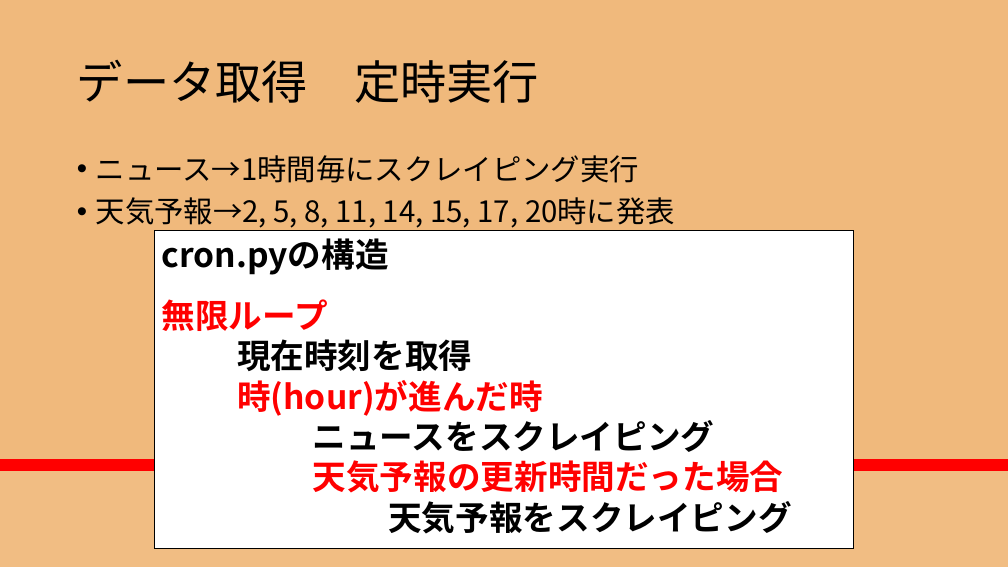
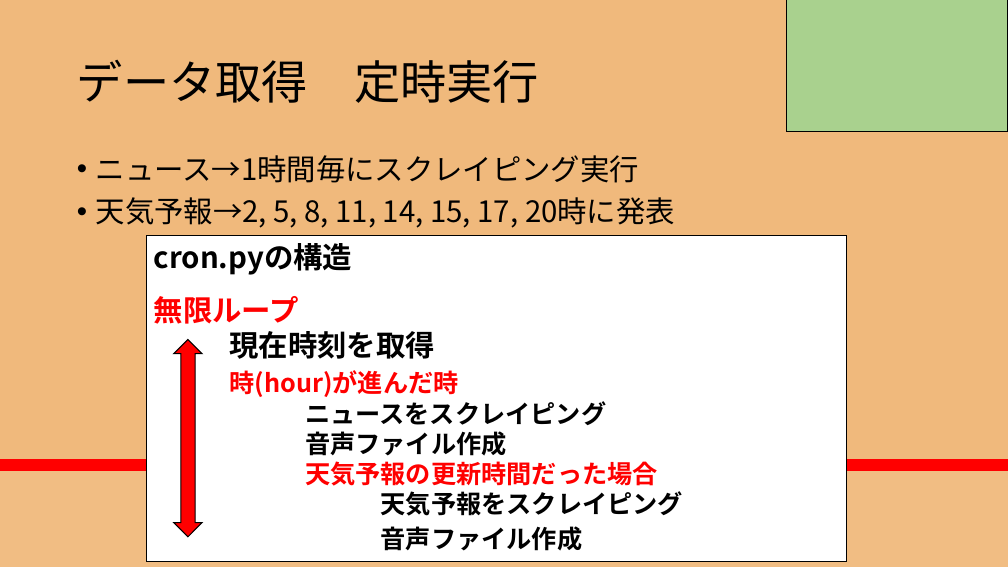
Before and after one commit to RikiishiSuzunosuke/AIspeaker_yosie, a slide deck: slide 14 of presentation/AIスピーカー開発_3_main.pptx (slide 13 before the commit). Drawn at 1008x567 pixels with LibreOffice and Linux fonts; fonts in the diff are those of the drawing. Boxes give left, top, right and bottom in pixels: in the first picture for what was removed or moved away, otherwise in the second. Text is boxed around its words. In the diff, an @@ line names an element or a change of style, - is before the commit and + after.

```diff
--- a/presentation/AIスピーカー開発_3_main.pptx
+++ b/presentation/AIスピーカー開発_3_main.pptx
@@ rectangle added at box(786, 0, 1008, 132), fill #A9D18E, outline #000000 1 pt @@
@@ rectangle "cron.pyの構造": place and size @@
-rectangle "cron.pyの構造" at box(154, 231, 854, 549)
+rectangle "cron.pyの構造" at box(147, 235, 847, 561)
@@ text in rectangle at box(154, 243, 683, 516): size 32 to 28 pt in "cron.pyの構造", "無限ループ", "現在時刻を取得"; size 32 to 24 pt in "時(hour)が進んだ時", "ニュースをスクレイピング", "天気予報の更新時間だった場合", "天気予報をスクレイピング" @@
@@ left right arrow added at box(174, 340, 202, 537), fill #FF0000, outline #000000 1 pt @@
@@ text in rectangle at box(305, 431, 507, 456): paragraph added @@
+音声ファイル作成
@@ text in rectangle at box(381, 526, 583, 551): paragraph added @@
+音声ファイル作成
```
Also in this commit, not shown: 9 other slides changed, 3 slides added, 1 slide removed, 1 other file.
